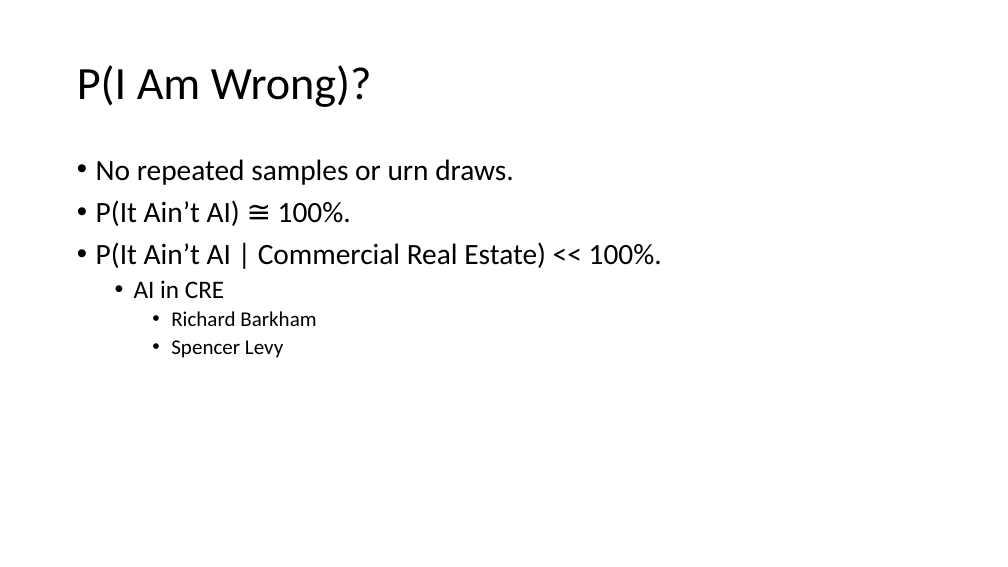
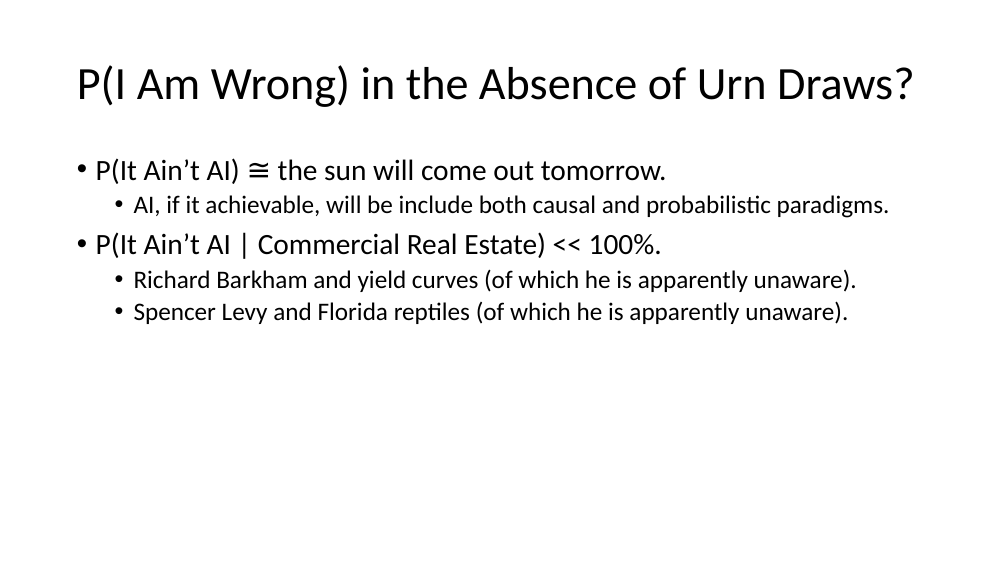
Before and after one commit to thsavage/Public-Presentations, a slide deck: slide 18 of It Ain't AI.pptx. Drawn at 1008x567 pixels with LibreOffice and Linux fonts; fonts in the diff are those of the drawing. Boxes give left, top, right and bottom in pixels: in the first picture for what was removed or moved away, otherwise in the second. Text is boxed around its words. In the diff, an @@ line names an element or a change of style, - is before the commit and + after.

```diff
--- a/It Ain't AI.pptx
+++ b/It Ain't AI.pptx
@@ title at bbox=[77, 65, 915, 107]: text changed @@
-P(I Am Wrong)?
+P(I Am Wrong) in the Absence of Urn Draws?
@@ text at bbox=[96, 158, 890, 218]: text changed; size 28 to 24 pt @@
-• No repeated samples or urn draws.
-• P(It Ain’t AI) ≅ 100%.
+• P(It Ain’t AI) ≅ the sun will come out tomorrow.
+  • AI, if it achievable, will be include both causal and probabilistic paradigms.
@@ text at bbox=[134, 269, 857, 324]: text changed; size 20 to 24 pt @@
-  • AI in CRE
-    • Richard Barkham
-    • Spencer Levy
+  • Richard Barkham and yield curves (of which he is apparently unaware).
+  • Spencer Levy and Florida reptiles (of which he is apparently unaware).
```
Also in this commit, not shown: 10 other slides changed.
